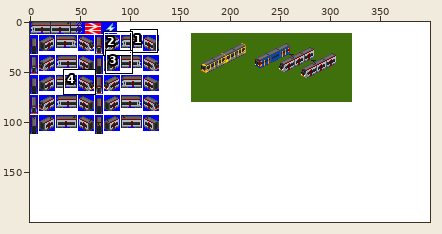
Sprite sheet -- gfx/Tram/BR398.png. The picture above shows the old version from afar; the outline marks the close-up.
Close-up. The starting point:
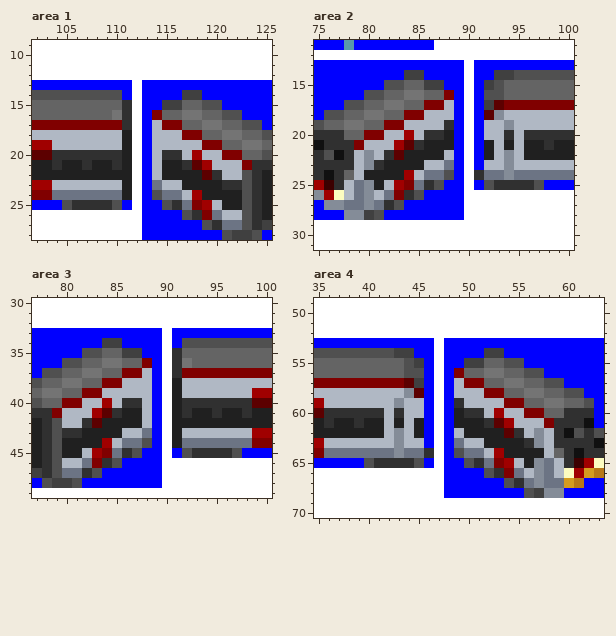
The file is 400x200 pixels. Shown: area 1: x 102..125, y 9..28; area 2: x 75..100, y 11..31; area 3: x 77..100, y 30..49; area 4: x 35..63, y 49..70. The commit also changed other parts of the picture, which this record leaves out.
After:
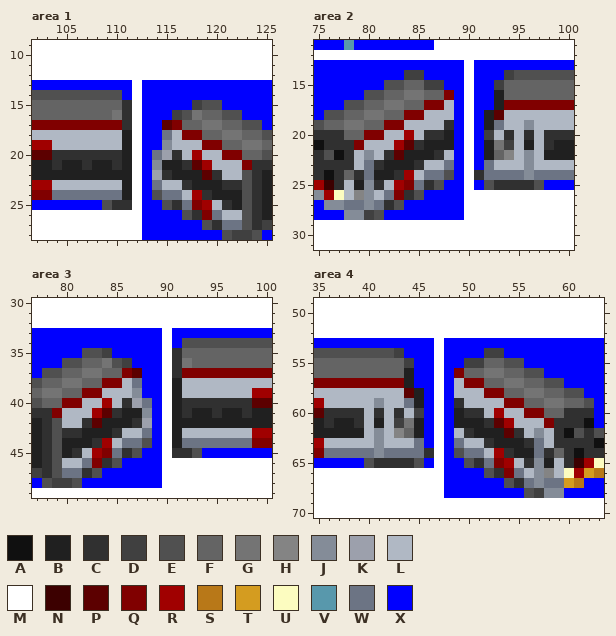
Palette (. is transparent): A #101010  B #202020  C #303030  D #404040  E #505050  F #646464  G #747474  H #848484  J #848c98  K #9ca0ac  L #b0b8c4  M #ffffff  N #3c0000  P #5c0000  Q #800000  R #a00000  S #b87818  T #d49c20  U #fcfcc0  V #5898ac  W #6c7484  X #0000ff
The exact change:
Changed rows in their new state; - is an unchanged pixel.
Area 1:
first column x 105:
14 ------------XX---
15 ----------XXXD---
16 ---------XXDE----
17 ---------XP------
18 ---------XW------
19 ---------XJ------
20 ---------WK------
21 ---------J-------
22 ---------KC------
23 ------------C----
24 --------------C--
25 XXXXECC---------C
Area 2:
first column x 79:
14 --------------X----
15 -------------XD----
16 -------------XB----
17 -------------XB----
18 -------------BP----
19 -------------BWL-J-
20 -------------D----L
21 --------------GD--L
22 --------C-----FH-JL
23 -W----C------W-L-J-
24 CW--C----------W-J-
25 B-C----------------
26 H------------------
Area 3:
first column x 81:
34 ---XX------------
35 ---DXXX----------
36 ----EDXX---------
37 ------PX---------
38 ------WX---------
39 ------JX---------
40 ------KW---------
41 -------J---------
42 ------CK---------
43 ----C------------
44 --C--------------
45 C---------CCEXXXX
Area 4:
first column x 40:
54 ----X--------------
55 ----DX-------------
56 ----BX-------------
57 ----BX-------------
58 ----PB-------------
59 -J-LWB-------------
60 L----D-------------
61 L--DG--------------
62 LJ-HF-----C--------
63 -J-L-W------C----W-
64 -J-W----------C--WC
65 ----------------C-B
66 ------------------H
Boxes around the changes in both close-ups, in picture pixels (x1, y1, x2, y2):
changed: (62, 90, 232, 210)
changed: (354, 70, 544, 200)
changed: (72, 338, 242, 458)
changed: (364, 348, 424, 458)
changed: (464, 428, 554, 478)
